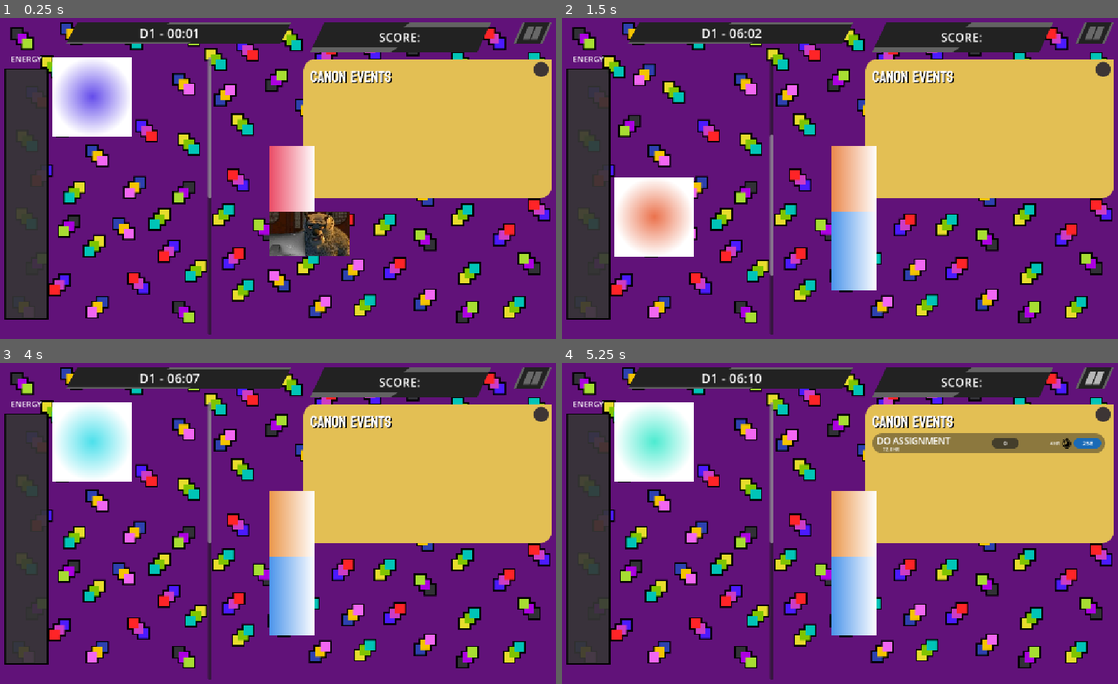
Above: before the commit, frames 1-4 (two rows, left to right).
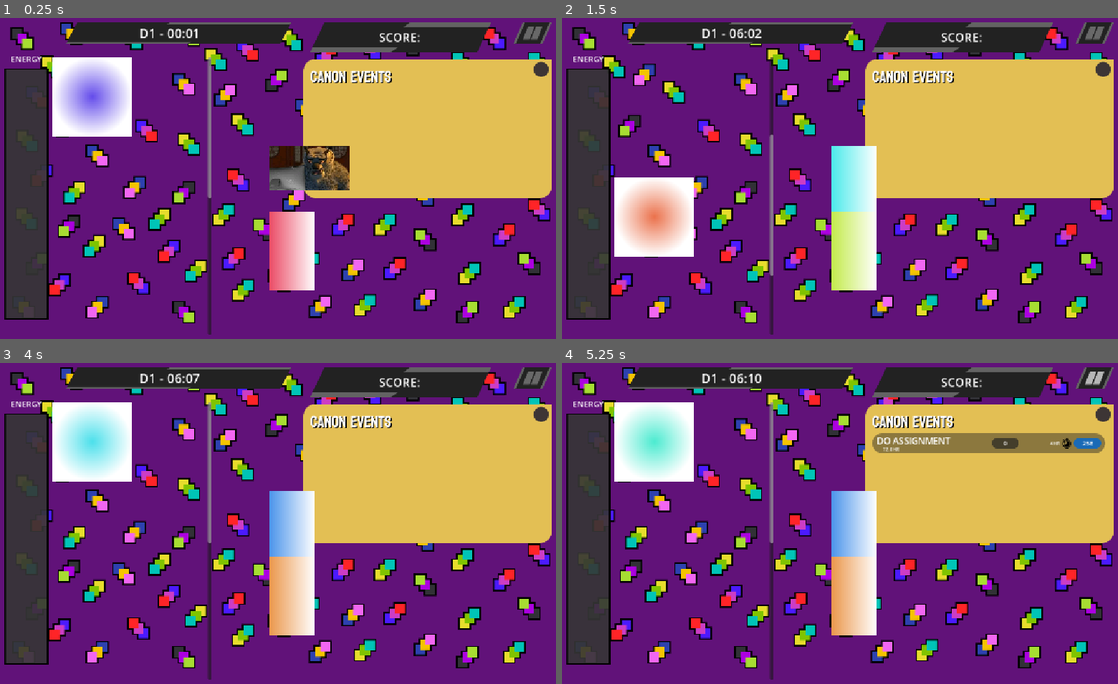
Above: after the commit, the same moments.

Repository: shi-reker/ScrollMaxxer
Game: Godot game, scene res://Scenes/main.tscn
Two runs of this game, one before a commit and one after it. Both use one fixed random seed, a clock stepped at 60 frames per second and the inputs below. The engine's default icon, where the game draws it, is replaced by a stand-in: a white triangle on a blue panel in a dark square.
Inputs (mouse positions are in pixels of both pictures, inside the frame that each line leads up to):
- Up to frame 1 (0.25 s): no input
- Up to frame 2 (1.5 s): click (840, 146) at 0.5 s; click (840, 210) at 1.25 s
- Up to frame 3 (4 s): click (278, 491) at 2 s; click (278, 555) at 2.75 s; click (278, 491) at 3.5 s
- Up to frame 4 (5.25 s): click (840, 555) at 4.25 s; click (1095, 379) at 5 s

The runs differ from the first frame. In frame 1, 5.4% of the frame differs, in the area x 48-63%, y 39-85%; in frame 2, 3.1%; in frame 3, 3.1%; in frame 4, 3.1%.
Error before the commit: Invalid access to property or key '2' on a base object of type 'Dictionary'. (res://scripts/memes/meme_manager.gd:21)
Error after the commit: Invalid access to property or key '2' on a base object of type 'Dictionary'. (res://scripts/memes/meme_manager.gd:23)

Commit message:
minor optimization for getting children nodes from meme manager

Diff:
--- a/scripts/memes/meme_manager.gd
+++ b/scripts/memes/meme_manager.gd
@@ -7,10 +7,12 @@
 
 var leftover_memes: Array = Enums.Meme.values()
 var memes_on_hand: Array[Enums.Meme] = []
+var meme_nodes: Array[Meme] = []
 
 func _ready() -> void:
 	for meme in get_children():
 		if meme is Meme:
+			meme_nodes.append(meme)
 			meme.pressed.connect(_on_meme_pressed.bind(meme))
 
 func reload_memes(content_genre: Enums.Genre, emotion: Enums.Emo):
@@ -23,16 +25,15 @@
 
 	leftover_memes.erase(correct_meme)
 	memes_on_hand = [correct_meme]
-	correct_meme_node = get_children().filter(func(node): return node is Meme).pick_random()
+	correct_meme_node = meme_nodes.pick_random()
 	print("correct meme is ",correct_meme_node.name)
-	for meme in get_children():
-		if meme is Meme:
-			var new_meme_stats: MemeStats
-			if meme == correct_meme_node:
-				new_meme_stats = Enums.meme_resource[correct_meme]
-			else:
-				new_meme_stats = random_meme()
-			meme.meme_stats = new_meme_stats
+	for meme in meme_nodes:
+		var new_meme_stats: MemeStats
+		if meme == correct_meme_node:
+			new_meme_stats = Enums.meme_resource[correct_meme]
+		else:
+			new_meme_stats = random_meme()
+		meme.meme_stats = new_meme_stats
 
 func random_meme() -> MemeStats:
 	var new_meme = leftover_memes.pick_random()
